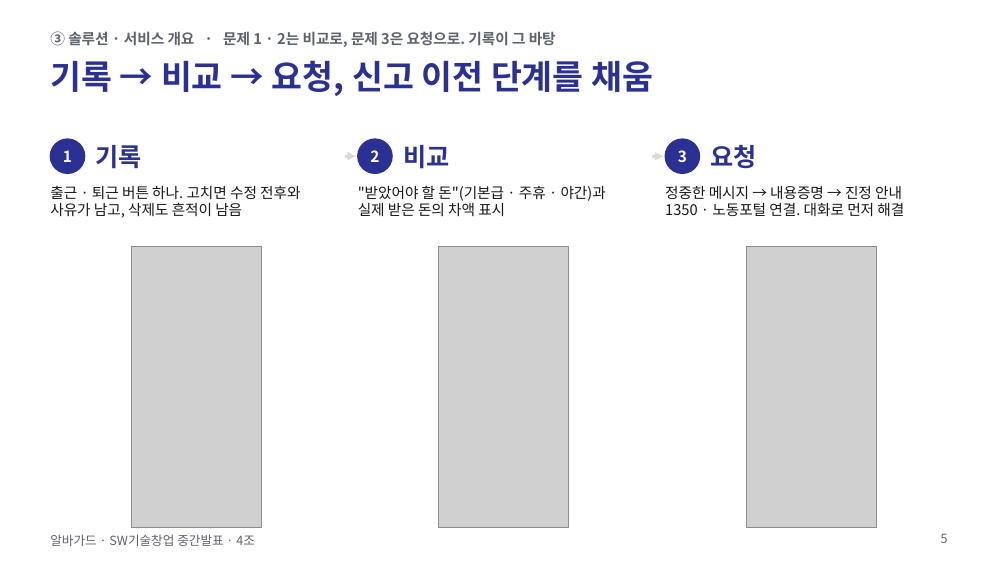
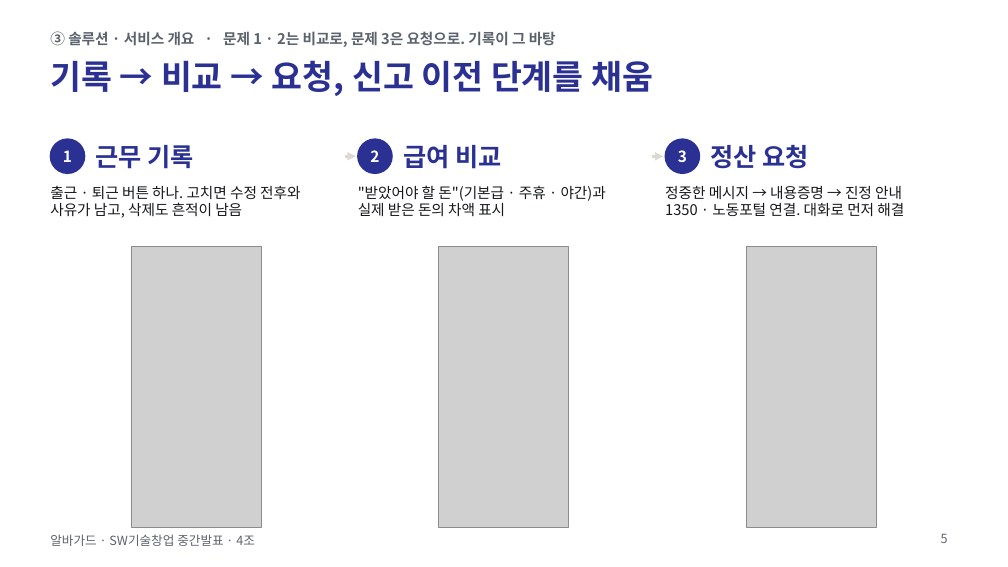
Before and after one commit to jihooni217/albaguard, a slide deck: slide 5 of docs/06_중간발표_PPT_간결판.pptx. Drawn at 1008x567 pixels with LibreOffice and Linux fonts; fonts in the diff are those of the drawing; grey boxes stand for pictures. Boxes give left, top, right and bottom in pixels: in the first picture for what was removed or moved away, otherwise in the second. Text is boxed around its words. In the diff, an @@ line names an element or a change of style, - is before the commit and + after.

```diff
--- a/docs/06_중간발표_PPT_간결판.pptx
+++ b/docs/06_중간발표_PPT_간결판.pptx
@@ text at box(96, 145, 194, 169): text changed @@
-기록
+근무 기록
@@ text at box(403, 145, 501, 169): text changed @@
-비교
+급여 비교
@@ text at box(711, 145, 809, 169): text changed @@
-요청
+정산 요청
```
Also in this commit, not shown: 1 other slide changed, 8 other files.
